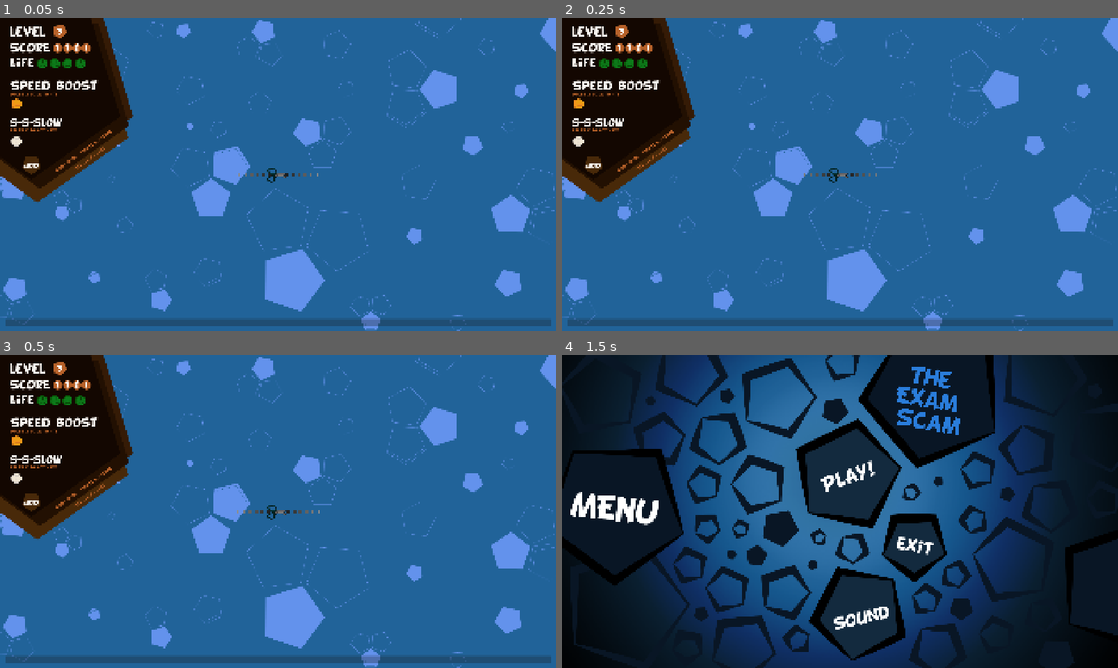
Above: before the commit, frames 1-4 (two rows, left to right).
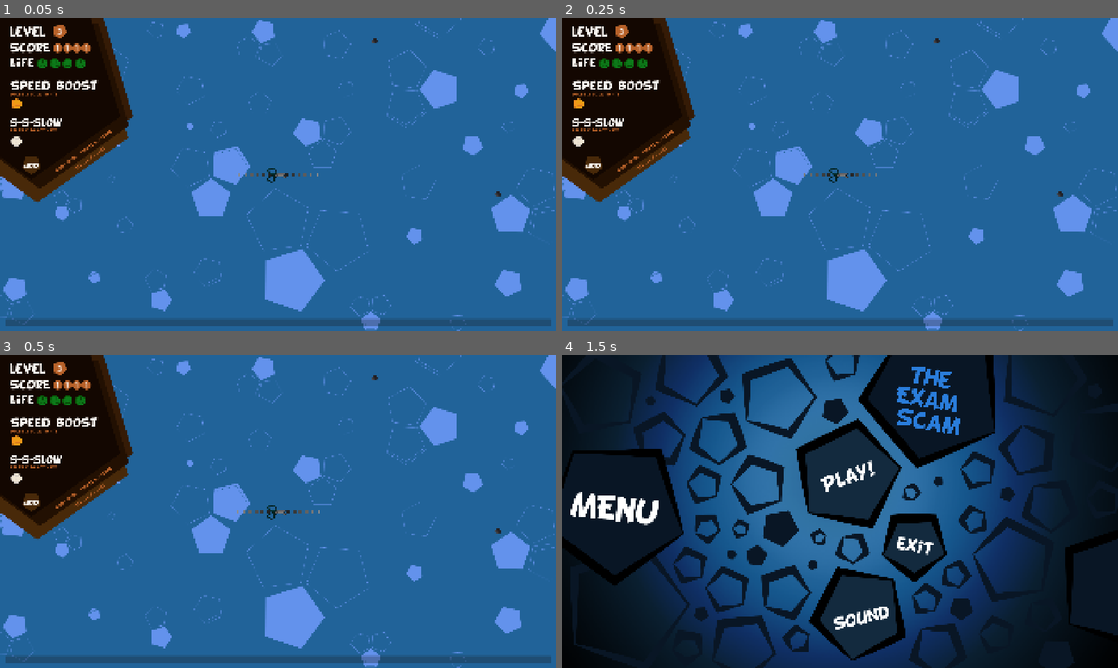
Above: after the commit, the same moments.

Repository: Trickylady/The-Exam-Scam
Game: Godot game, scene res://instances/level.tscn
Same seed, same stepped clock (60 frames per second), same inputs: the game is played once before the commit and once after it. This scene is started directly instead of the project's main scene.
Inputs (mouse positions are in pixels of both pictures, inside the frame that each line leads up to):
- Up to frame 1 (0.05 s): no input
- Up to frame 2 (0.25 s): no input
- Up to frame 3 (0.5 s): no input
- Up to frame 4 (1.5 s): tap Enter at 0.5 s; move the mouse to (962, 495) at 0.52 s; hold W (boost_speed) 0.53-1.25 s; click (962, 495) at 0.67 s; click (595, 502) at 1.25 s

The runs differ from the first frame. In frame 1, less than 0.1% of the frame differs, in the area x 10-91%, y 3-58%; in frame 2, less than 0.1%; in frame 3, less than 0.1%; in frame 4, nothing differs.
Error in both runs: Invalid access to property or key 'paper' on a base object of type 'Nil'. (res://instances/scissors/scissors.gd:187)

Commit message:
added h_pg2 cause h_pg1 was a loser and we hate him. Yup.

Diff:
--- a/instances/level.tscn
+++ b/instances/level.tscn
@@ -56,6 +56,7 @@
 material = SubResource("ShaderMaterial_8omac")
 layout_mode = 1
 mouse_filter = 2
+texture = null
 
 [node name="powerups" type="Node2D" parent="."]
 script = ExtResource("5_8omac")
@@ -66,15 +67,15 @@
 
 [node name="pencil1" parent="pencils_mng" instance=ExtResource("6_8b0r0")]
 position = Vector2(1293, 79)
-speed = 199.5
+script = null
 
 [node name="pencil2" parent="pencils_mng" instance=ExtResource("6_8b0r0")]
 position = Vector2(1719, 607)
-speed = 199.5
+script = null
 
 [node name="pencil3" parent="pencils_mng" instance=ExtResource("6_8b0r0")]
 position = Vector2(255, 399)
-speed = 199.5
+script = null
 
 [node name="scissors" parent="." instance=ExtResource("7_h6smj")]
 unique_name_in_owner = true
@@ -101,3 +102,4 @@
 [node name="HUD" parent="." instance=ExtResource("8_v5j5c")]
 unique_name_in_owner = true
 layout_mode = 1
+theme = null
Binary file added: images/ioattempt.png
Not shown, added: images/ioattempt.png.import
Binary file added: images/itch_instructions.png
Not shown, added: images/itch_instructions.png.import
Binary file added: images/itchbackground.png
Not shown, added: images/itchbackground.png.import
Binary file added: images/itchbgattempt.png
Not shown, added: images/itchbgattempt.png.import
Binary file added: images/itchcover.png
Not shown, added: images/itchcover.png.import
Not shown, added: sounds/h_pg2.mp3
